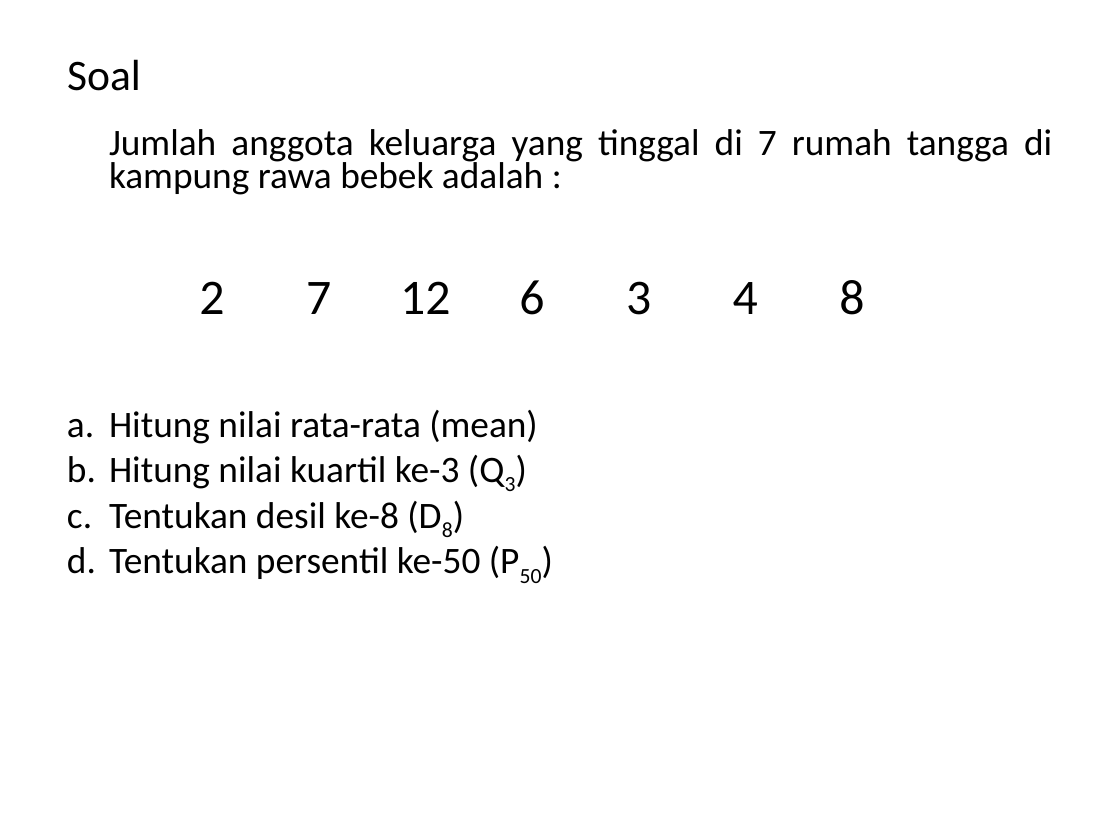
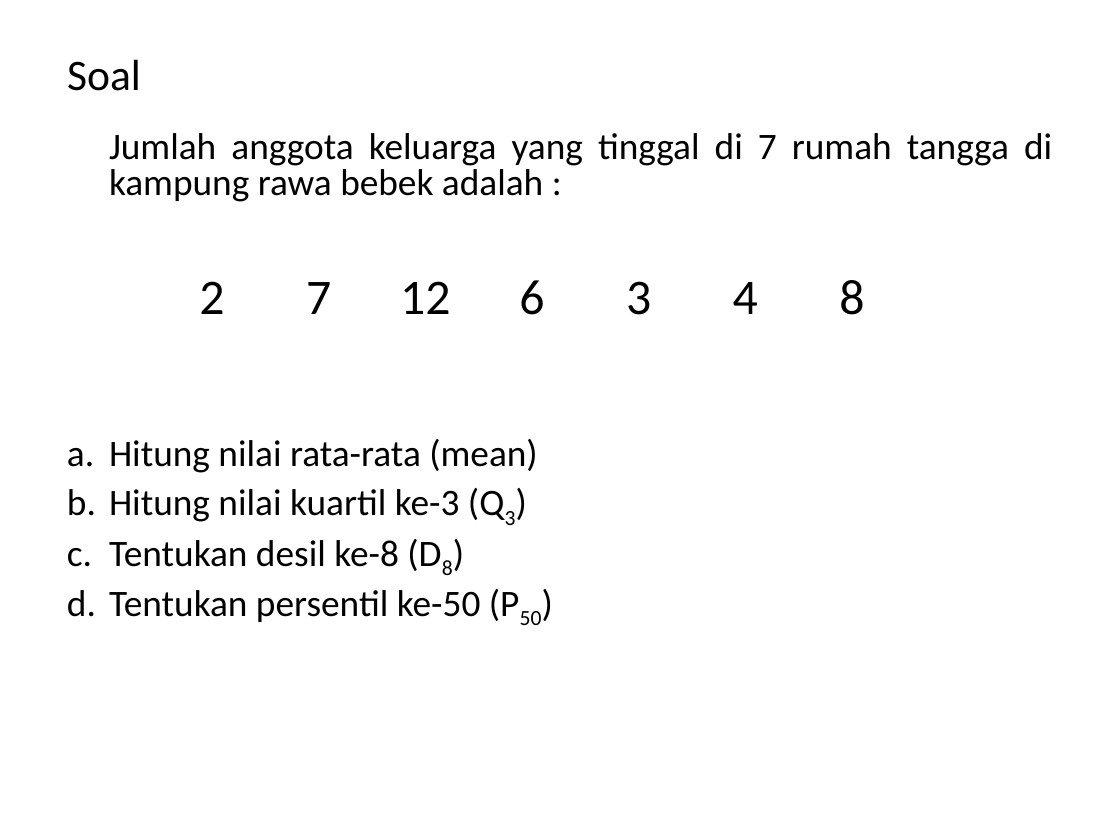
Before and after one commit to tarmidzibariq/KULIAH-SEMESTER-3, a slide deck: slide 30 of STATISTIKA 1/SESI- 3.ppt (slide 24 before the commit). Drawn at 1120x840 pixels with LibreOffice and Linux fonts; fonts in the diff are those of the drawing. Boxes give left, top, right and bottom in pixels: in the first picture for what was removed or moved away, otherwise in the second. Text is boxed around its words. In the diff, an @@ line names an element or a change of style, - is before the commit and + after.

```diff
--- a/STATISTIKA 1/SESI- 3.ppt
+++ b/STATISTIKA 1/SESI- 3.ppt
@@ text "Jumlah anggota keluarga yang tinggal ..." at box(109, 133, 1052, 622): size 24.1 to 24 pt; line spacing 0.7 to 0.8 @@
```
Also in this commit, not shown: 2 other slides changed, 6 slides added, 4 other files.
